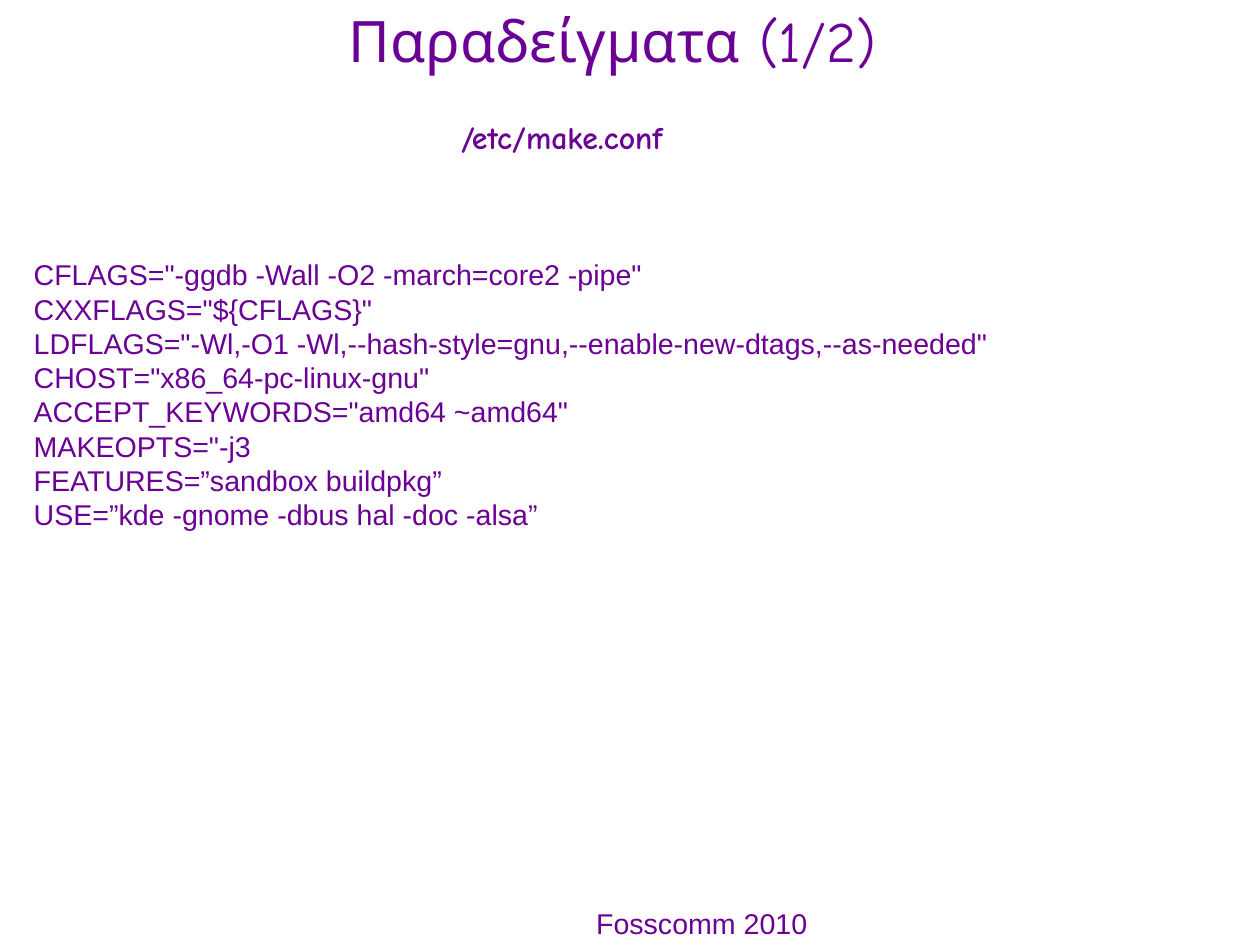
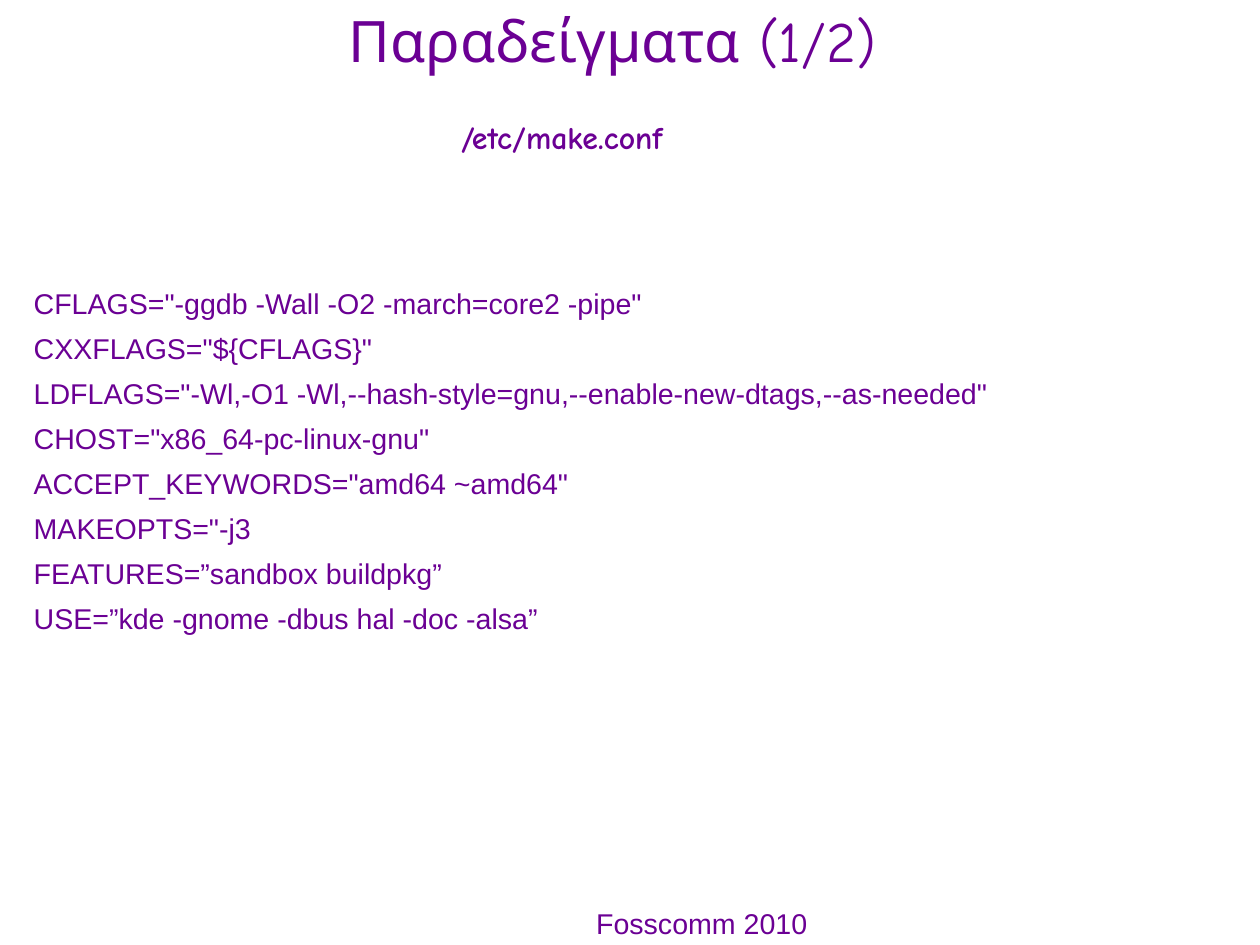
Before and after one commit to gentoo-el/presentations, a slide deck: slide 7 of fosscom-2010_pres.odp. Drawn at 1260x945 pixels with LibreOffice and Linux fonts; fonts in the diff are those of the drawing; background and template pictures are left out. Boxes give left, top, right and bottom in pixels: in the first picture for what was removed or moved away, otherwise in the second. Text is boxed around its words. In the diff, an @@ line names an element or a change of style, - is before the commit and + after.

Commit message:
Corrected minor typos and applied few text layout changes.

```diff
--- a/fosscom-2010_pres.odp
+++ b/fosscom-2010_pres.odp
@@ text "CFLAGS="-ggdb -Wall -O2 -march=core2 -pipe"" at (34, 293, 987, 634): line spacing 1 to 28.4pt @@
```
Also in this commit, not shown: 11 other slides changed.
